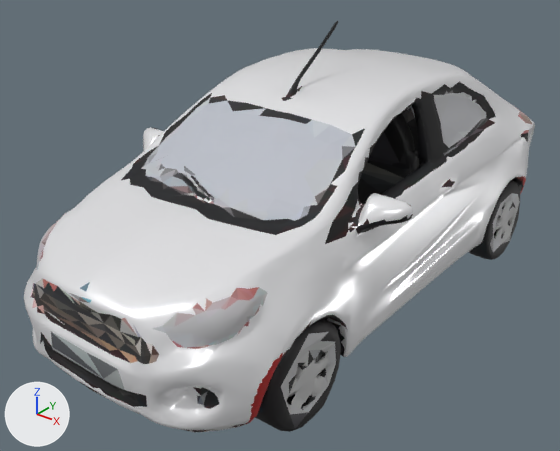
The glTF model assets/cars/aspire.glb as it was, and as the next commit left it.
Camera for both pictures: a 50 mm camera at (3.02, -4.06, 3.01) aimed at (-0.03, -0.24, 0.64). Arrows for +X, +Y and +Z are at lower left; the lights stay in place. The picture after the commit comes second. Where no turn or scale is listed for an object, it has been applied to the vertices. Vertices at exactly the same position are counted once.

The older version as bpy lines, for what is in view:
```python
me_tripo_mesh_14aa69fb_8483_4595_b86a_2df12b3589a8 = bpy.data.meshes.new('tripo_mesh_14aa69fb-8483-4595-b86a-2df12b3589a8')
me_tripo_mesh_14aa69fb_8483_4595_b86a_2df12b3589a8.from_pydata(...)  # 16663 vertices, 31999 faces; spans x -1.1..1.11, y -2.0..2.0, z 0.0..1.97
# faces by material slot: [9859, 22140]
me_tripo_mesh_14aa69fb_8483_4595_b86a_2df12b3589a8.materials.append(mat_paint_body)
me_tripo_mesh_14aa69fb_8483_4595_b86a_2df12b3589a8.materials.append(mat_rest)
me_tripo_mesh_14aa69fb_8483_4595_b86a_2df12b3589a8_001 = bpy.data.meshes.new('tripo_mesh_14aa69fb-8483-4595-b86a-2df12b3589a8.001')
me_tripo_mesh_14aa69fb_8483_4595_b86a_2df12b3589a8_001.from_pydata(...)  # 912 vertices, 1499 faces; spans x -0.202..0.202, y -0.378..0.378, z -0.348..0.348
me_tripo_mesh_14aa69fb_8483_4595_b86a_2df12b3589a8_001.materials.append(mat_rest)
me_tripo_mesh_14aa69fb_8483_4595_b86a_2df12b3589a8_003 = bpy.data.meshes.new('tripo_mesh_14aa69fb-8483-4595-b86a-2df12b3589a8.003')
me_tripo_mesh_14aa69fb_8483_4595_b86a_2df12b3589a8_003.from_pydata(...)  # 904 vertices, 1499 faces; spans x -0.185..0.185, y -0.373..0.373, z -0.347..0.347
me_tripo_mesh_14aa69fb_8483_4595_b86a_2df12b3589a8_003.materials.append(mat_rest)
ob_body = bpy.data.objects.new('Body', me_tripo_mesh_14aa69fb_8483_4595_b86a_2df12b3589a8)
ob_body.location = (0.0, 0.0, 0.0)
ob_figoaspire_001 = bpy.data.objects.new('figoaspire.001', me_tripo_mesh_14aa69fb_8483_4595_b86a_2df12b3589a8_001)
ob_figoaspire_001.location = (0.736, -1.263, 0.348)
ob_figoaspire_003 = bpy.data.objects.new('figoaspire.003', me_tripo_mesh_14aa69fb_8483_4595_b86a_2df12b3589a8_003)
ob_figoaspire_003.location = (0.765, 1.49, 0.354)
```
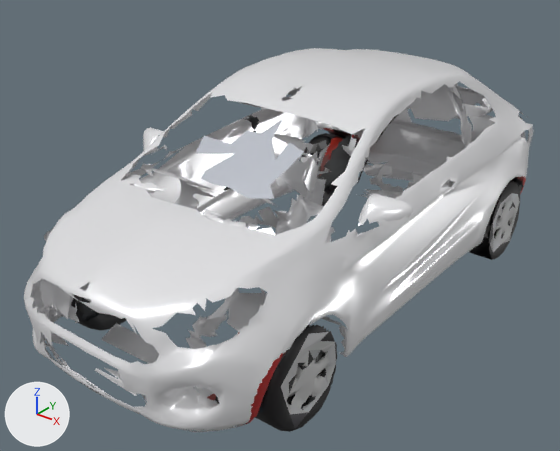
Boxes [x1, y1, x2, y2] around the edits, measured in the pictures (560 x 451 px):
'Body', reshaped (7% shorter)
    before: [24, 21, 535, 432]
    after: [24, 48, 534, 432]
part 1 of me_tripo_mesh_14aa69fb_8483_4595_b86a_2df12b3589a8, deleted
    before: [469, 191, 503, 260]
part 2 of me_tripo_mesh_14aa69fb_8483_4595_b86a_2df12b3589a8, deleted
    before: [31, 21, 535, 413]
part 3 of me_tripo_mesh_14aa69fb_8483_4595_b86a_2df12b3589a8, edited (looks the same)
    both: [196, 119, 368, 199]
'figoaspire.004', unchanged, uncovered by the edit
    after: [300, 128, 370, 206]

Edits to the bpy script that builds the scene:
```text
Add mat_rest_001:
    mat_rest_001 = bpy.data.materials.new('Rest.001')
    mat_rest_001.use_nodes = True; mat_rest_001.node_tree.nodes.clear()
    _N = mat_rest_001.node_tree.nodes; _L = mat_rest_001.node_tree.links
    n0 = _N.new('ShaderNodeBsdfPrincipled'); n0.name = 'Principled BSDF'
    n0.inputs[1].default_value = 0.1  # 'Metallic'
    n0.inputs[2].default_value = 0.55  # 'Roughness'
    n1 = _N.new('ShaderNodeOutputMaterial'); n1.name = 'Material Output'
    n2 = _N.new('ShaderNodeVertexColor'); n2.name = 'Color Attribute'
    _L.new(n0.outputs[0], n1.inputs[0])  # 'BSDF' to 'Surface'
    _L.new(n2.outputs[0], n0.inputs[0])  # 'Color' to 'Base Color'
Change me_tripo_mesh_14aa69fb_8483_4595_b86a_2df12b3589a8:
    used by ob_body; location = (0.0, 0.0, 0.0)
    remove me_tripo_mesh_14aa69fb_8483_4595_b86a_2df12b3589a8.from_pydata(...)  # 16663 vertices, 31999 faces; spans x -1.1..1.11, y -2.0..2.0, z 0.0..1.97
    add me_tripo_mesh_14aa69fb_8483_4595_b86a_2df12b3589a8.from_pydata(...)  # 6485 vertices, 9969 faces; spans x -1.1..1.11, y -2.0..2.0, z 0.24..1.64
    me_tripo_mesh_14aa69fb_8483_4595_b86a_2df12b3589a8 part 1: the loose piece of 213 vertices spanning x 0.7..0.93, y 1.09..1.41, z 0.02..0.68 is deleted
    me_tripo_mesh_14aa69fb_8483_4595_b86a_2df12b3589a8 part 2: 9965 vertices removed from x -1.09..1.1, y -2.0..1.96, z 0.0..1.97
    me_tripo_mesh_14aa69fb_8483_4595_b86a_2df12b3589a8 part 3: 381 faces spanning x -0.81..0.85, y -1.64..1.89, z 0.26..1.5 switch from mat_rest to mat_rest_001
```
